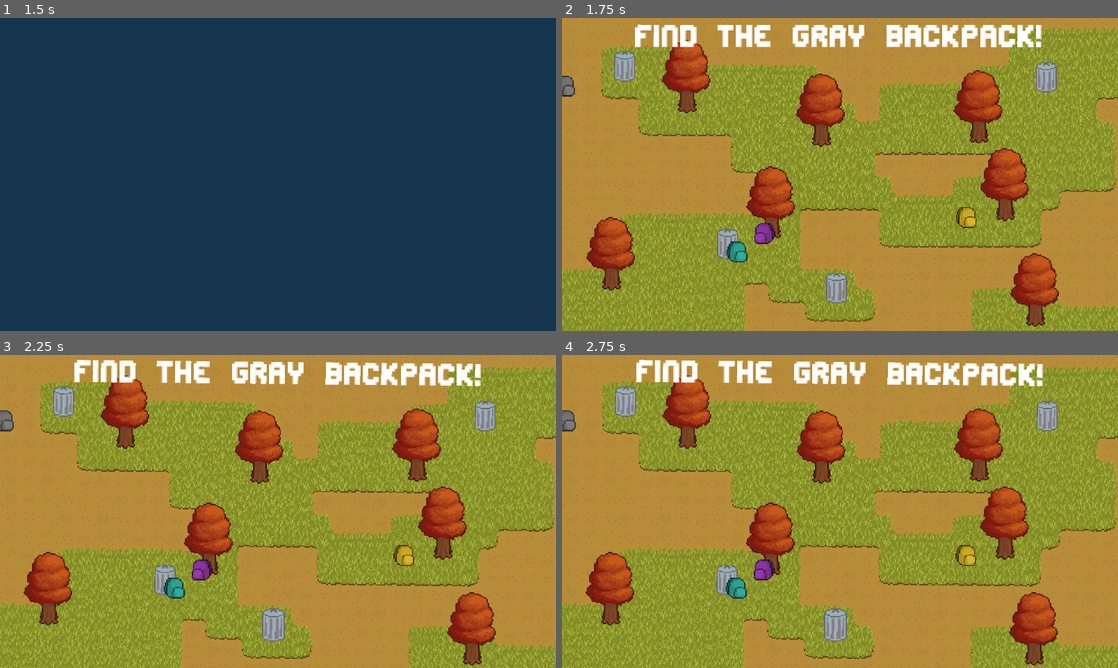
Above: before the commit, frames 1-4 (two rows, left to right).
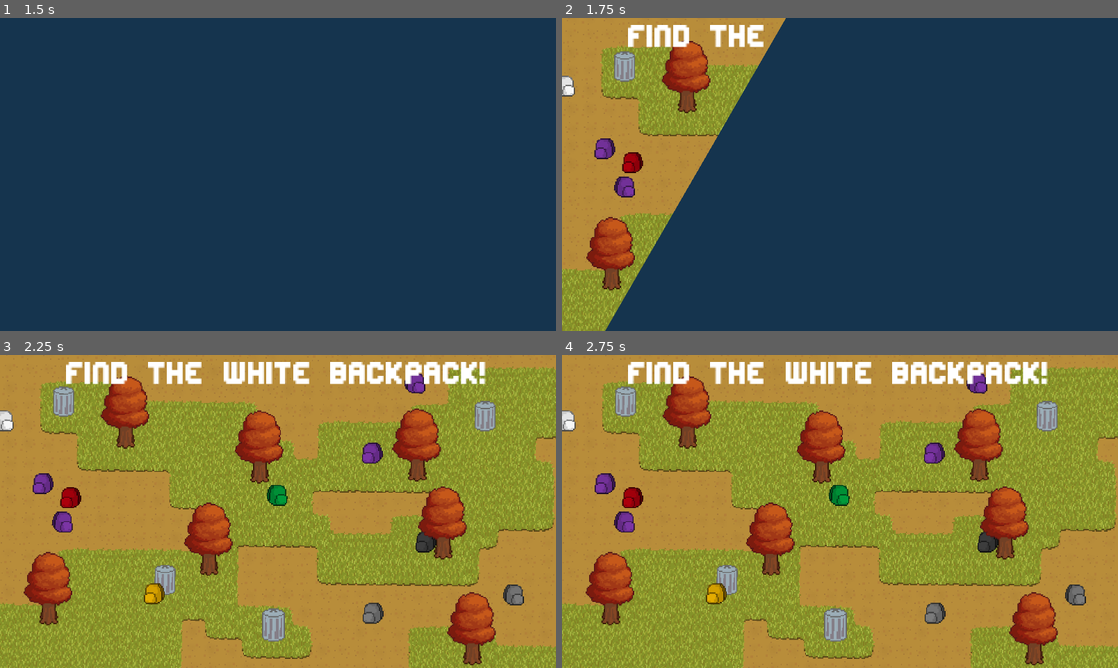
Above: after the commit, the same moments.

Repository: M5-Maniac/Hackathon-26
Game: Godot game, scene res://main_menu.tscn
Same seed, same stepped clock (60 frames per second), same inputs: the game is played once before the commit and once after it.
Inputs (mouse positions are in pixels of both pictures, inside the frame that each line leads up to):
- Up to frame 1 (1.5 s): click "PLAY" at 0.5 s; tap Enter at 1.25 s; move the mouse to (400, 158) at 1.27 s; click (400, 158) at 1.42 s
- Up to frame 2 (1.75 s): no input
- Up to frame 3 (2.25 s): move the mouse to (272, 624) at 2.02 s; click (272, 624) at 2.17 s
- Up to frame 4 (2.75 s): no input

Frame 1 is identical in both runs. In frame 2, 78% of the frame differs, in the area x 0-100%, y 0-100%; in frame 3, 6.1%; in frame 4, 6.1%.

Commit message:
Transition, slight code update

Diff:
--- a/memoryware/Levels/Level.tscn
+++ b/memoryware/Levels/Level.tscn
@@ -4,7 +4,6 @@
 [ext_resource type="PackedScene" uid="uid://c4f5qnfb43vx2" path="res://Props/Trashcan.tscn" id="2_286st"]
 [ext_resource type="Script" uid="uid://bbc6n10tge3o4" path="res://Levels/prop_setup.gd" id="2_q1ycg"]
 [ext_resource type="PackedScene" uid="uid://bxes020iwqd6c" path="res://Props/Tree.tscn" id="3_q1ycg"]
-[ext_resource type="PackedScene" uid="uid://cvljajd2i4ced" path="res://Props/Backpack.tscn" id="4_286st"]
 [ext_resource type="Script" uid="uid://c8h46hhl8lsp1" path="res://camera_2d.gd" id="4_y3x56"]
 [ext_resource type="PackedScene" uid="uid://suyqf0ki86vh" path="res://click_particle.tscn" id="7_y3x56"]
 [ext_resource type="FontFile" uid="uid://dir5njmyrv3ae" path="res://Assets/edit-undo/editundo.ttf" id="8_qc8g6"]
@@ -641,30 +640,12 @@
 [node name="Tree7" parent="Props" unique_id=1769880798 instance=ExtResource("3_q1ycg")]
 position = Vector2(169, 120)
 
-[node name="Backpack" parent="Props" unique_id=1511672953 instance=ExtResource("4_286st")]
-modulate = Color(0.4187358, 1.3928474, 1.2690654, 1)
-position = Vector2(-89, 67)
-color = 4
-
-[node name="Backpack2" parent="Props" unique_id=1093478567 instance=ExtResource("4_286st")]
-modulate = Color(1.7681202, 1.4699425, 0.31111494, 1)
-position = Vector2(109, 37)
-color = 2
-
-[node name="Backpack3" parent="Props" unique_id=1251884088 instance=ExtResource("4_286st")]
-modulate = Color(1.2119955, 0.46847752, 1.366, 1)
-position = Vector2(-65, 51)
-color = 5
-flip_h = true
-
 [node name="Camera2D" type="Camera2D" parent="." unique_id=1154877549]
 ignore_rotation = false
 zoom = Vector2(4, 4)
 script = ExtResource("4_y3x56")
 
-[node name="ClickParticle" parent="." unique_id=1348139992 instance=ExtResource("7_y3x56")]
-
-[node name="TaskLabel" type="RichTextLabel" parent="." unique_id=1352093294]
+[node name="TaskLabel" type="RichTextLabel" parent="Camera2D" unique_id=1352093294]
 offset_left = -240.0
 offset_top = -134.0
 offset_right = 239.0
@@ -674,3 +655,19 @@
 theme_override_font_sizes/normal_font_size = 32
 text = "TEST"
 horizontal_alignment = 1
+
+[node name="ClickParticle" parent="." unique_id=1348139992 instance=ExtResource("7_y3x56")]
+
+[node name="Transition" type="ColorRect" parent="." unique_id=1401210668]
+z_index = 1000
+anchors_preset = 15
+anchor_right = 1.0
+anchor_bottom = 1.0
+offset_left = -163.62956
+offset_top = -479.81647
+offset_right = 522.0033
+offset_bottom = 188.26709
+grow_horizontal = 2
+grow_vertical = 2
+rotation = 0.5235988
+color = Color(0.08365663, 0.204007, 0.30549613, 1)
--- a/memoryware/Levels/prop_setup.gd
+++ b/memoryware/Levels/prop_setup.gd
@@ -1,34 +1,55 @@
 extends Node2D
 
 @onready var click_particle: Node2D = $"../ClickParticle"
-@onready var task_label: RichTextLabel = $"../TaskLabel"
+@onready var task_label: RichTextLabel = $"../Camera2D/TaskLabel"
 @onready var props: Node2D = $"."
+@onready var transition: ColorRect = $"../Transition"
 
+@export var backpack_count: int = 10
+@export var tree_count: int = 10
+@export var trashcan_count: int = 10
 
 const BACKPACK = preload("uid://cvljajd2i4ced")
 const TRASHCAN = preload("uid://c4f5qnfb43vx2")
 const TREE = preload("uid://bxes020iwqd6c")
+
+var waldo
 
 # Called when the node enters the scene tree for the first time.
 func _ready() -> void:
 	var prop_count = get_child_count()
 	#var waldo_prop = randi_range(0,prop_count-1)
 	#get_child(waldo_prop).is_waldo = true #random prop selection
-	var waldo = BACKPACK.instantiate()
+
+	waldo = BACKPACK.instantiate()
 	waldo.position.x = randi_range(-240,240)
 	waldo.position.y = randi_range(-130,130)
 	waldo.is_waldo = true
-	waldo.color = waldo.colors.gray
+	waldo.color = randi_range(0,waldo.colors.size()-1)
 	props.add_child(waldo)
+
+	for backpacks in range(backpack_count): #backpacks
+		var new_backpack = BACKPACK.instantiate()
+		new_backpack.position.x = randi_range(-240,240)
+		new_backpack.position.y = randi_range(-130,130)
+		new_backpack.flip_h = (randf() < 0.5)
+		new_backpack.color = randi_range(0,new_backpack.colors.size()-1)
+		while new_backpack.color == waldo.color:
+			new_backpack.color = randi_range(0,new_backpack.colors.size()-1)
+		props.add_child(new_backpack)
+
 	task_label.text = "Find the " + str(waldo.colors.find_key(waldo.color)) + " " + str(waldo.objects.find_key(waldo.object)) + "!"
 
 	SignalHandler.propClicked.connect(prop_clicked)
 # Called every frame. 'delta' is the elapsed time since the previous frame.
 func _process(delta: float) -> void:
-	pass
+	transition.position = transition.position.move_toward(Vector2(484,-186),25)
 
 func prop_clicked(is_waldo,clicked_prop) -> void:
 	if is_waldo:
 		clicked_prop.queue_free()
 		click_particle.emitting = true
 		click_particle.position = get_global_mouse_position()
+
+func positioijjg4bi(is_waldo,clicked_prop) -> void:
+	pass
--- a/memoryware/Props/Backpack.tscn
+++ b/memoryware/Props/Backpack.tscn
@@ -18,6 +18,7 @@
 color = 7
 
 [node name="Sprite" type="Sprite2D" parent="." unique_id=1416578921]
+modulate = Color(0, 1.2560822, 0.47761306, 1)
 position = Vector2(0, -4)
 texture = ExtResource("2_kh62e")
 
@@ -36,3 +37,17 @@
 position = Vector2(0.92824906, 7.7548914)
 rotation = 0.56457067
 shape = SubResource("CapsuleShape2D_kh62e")
+
+[node name="Sides" type="Node2D" parent="." unique_id=765178977]
+
+[node name="Left" type="Marker2D" parent="Sides" unique_id=654910160]
+position = Vector2(-8, 0)
+
+[node name="Top" type="Marker2D" parent="Sides" unique_id=1510294071]
+position = Vector2(0, -8)
+
+[node name="Right" type="Marker2D" parent="Sides" unique_id=245707454]
+position = Vector2(7, 0)
+
+[node name="Bottom" type="Marker2D" parent="Sides" unique_id=396909696]
+position = Vector2(2, 8)
--- a/memoryware/Props/Prop.gd
+++ b/memoryware/Props/Prop.gd
@@ -10,6 +10,7 @@
 
 var prop_hitbox
 var prop_sprite
+var markers: Array
 var hovered: bool = false
 
 # Called when the node enters the scene tree for the first time.
@@ -23,6 +24,31 @@
 			prop_sprite = child
 			if flip_h:
 				child.flip_h = true
+		if child.name == "Sides":
+			for marker in child.get_children():
+				markers.append(marker)
+
+	if true:
+		if color == colors.gray:
+			prop_sprite.modulate = Color(1,1,1)
+		elif color == colors.white:
+			prop_sprite.modulate = Color(2,2,2)
+		elif color == colors.black:
+			prop_sprite.modulate = Color(0.5,0.5,0.5)
+		elif color == colors.red:
+			prop_sprite.modulate = Color(1.4,0.00,0.1)
+		elif color == colors.orange:
+			prop_sprite.modulate = Color(1.67, 0.74, 0.0)
+		elif color == colors.yellow:
+			prop_sprite.modulate = Color(1.86, 1.4, 0.0)
+		elif color == colors.green:
+			prop_sprite.modulate = Color(0.0,1.25,0.47)
+		elif color == colors.blue:
+			prop_sprite.modulate = Color(1,0.43,1.33)
+		elif color == colors.purple:
+			prop_sprite.modulate = Color(1,0.43,1.33)
+
+
 
 
 	prop_hitbox.mouse_entered.connect(mouse_entered_hitbox)
--- a/memoryware/Props/Trashcan.tscn
+++ b/memoryware/Props/Trashcan.tscn
@@ -10,8 +10,10 @@
 [node name="Trashcan" type="Node2D" unique_id=1453369605]
 y_sort_enabled = true
 script = ExtResource("1_1qo7j")
+color = 7
 
 [node name="Sprite" type="Sprite2D" parent="." unique_id=1360966796]
+modulate = Color(1, 0.43, 1.33, 1)
 texture = ExtResource("2_r0g1w")
 
 [node name="Hitbox" type="Area2D" parent="." unique_id=1776254640]
--- a/memoryware/Props/Tree.tscn
+++ b/memoryware/Props/Tree.tscn
@@ -16,8 +16,11 @@
 
 [node name="Tree" type="Node2D" unique_id=1845368906]
 script = ExtResource("1_icwj3")
+object = 2
+color = 7
 
 [node name="Sprite" type="Sprite2D" parent="." unique_id=173049501]
+modulate = Color(1, 0.43, 1.33, 1)
 position = Vector2(-1, -21)
 scale = Vector2(0.25, 0.25)
 texture = ExtResource("2_72j6q")
